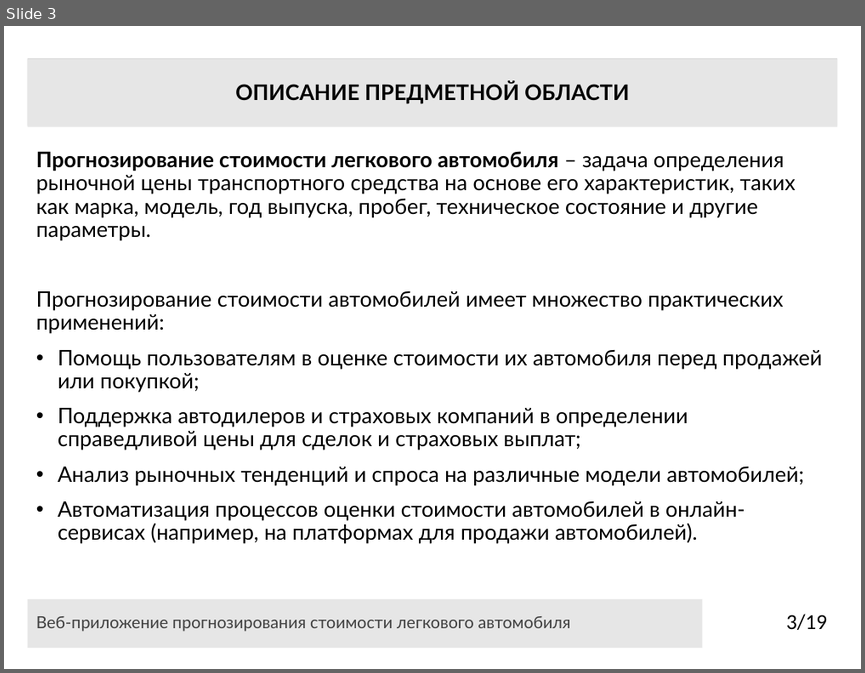
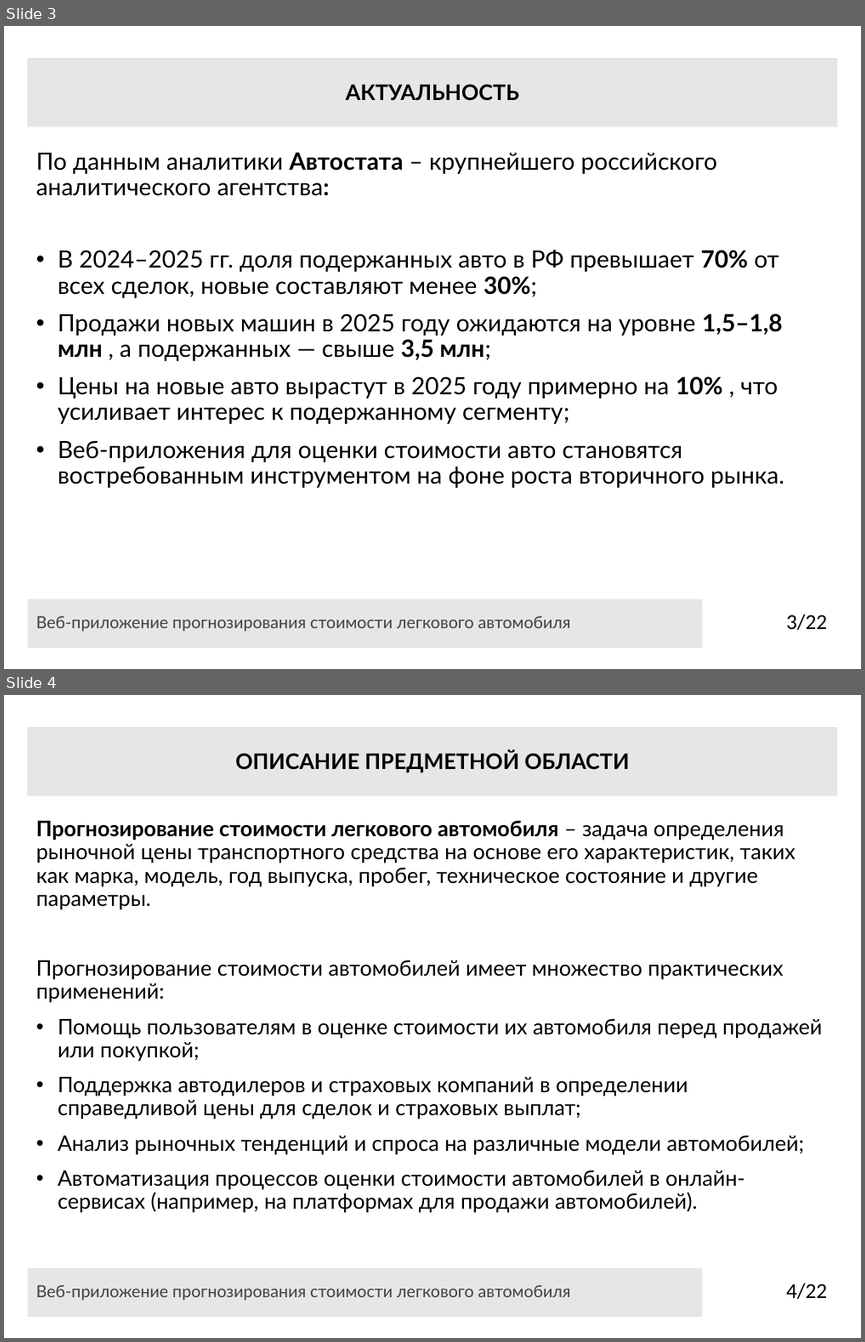
Before and after one commit to CallBan/ssau, a slide deck: 4 курс/2 семестр/ВКР/Презентация_Колбанов_6401.pptx. Shown one above the other, each under a label of ours: slide 3 before the commit, slides 3 and 4 after it. The pictures are 865x673 and 865x1342 pixels, drawn with LibreOffice and Linux fonts; fonts in the diff are those of the drawing. Boxes give left, top, right and bottom in pixels: in the first picture for what was removed or moved away, otherwise in the second. Text is boxed around its words. In the diff, an @@ line names an element or a change of style, - is before the commit and + after.

```diff
--- a/4 курс/2 семестр/ВКР/Презентация_Колбанов_6401.pptx
+++ b/4 курс/2 семестр/ВКР/Презентация_Колбанов_6401.pptx
@@ slide 3 added at (4, 26, 861, 669), background #FFFFFF @@
@@ rectangle added at (28, 58, 838, 126), fill #D9D9D9 @@
@@ title added at (28, 59, 838, 127), fill #E6E6E6, 18 pt, text #000000, bold @@
+АКТУАЛЬНОСТЬ
@@ text added at (36, 152, 784, 488), 20 pt, text #000000 @@
+По данным аналитики Автостата – крупнейшего российского аналитического агентства:
+• В 2024–2025 гг. доля подержанных авто в РФ превышает 70% от всех сделок, новые составляют менее 30%;
+• Продажи новых машин в 2025 году ожидаются на уровне 1,5–1,8 млн , а подержанных — свыше 3,5 млн;
+• Цены на новые авто вырастут в 2025 году примерно на 10% , что усиливает интерес к подержанному сегменту;
+• Веб-приложения для оценки стоимости авто становятся востребованным инструментом на фоне роста вторичного рынка.
@@ rectangle added at (28, 598, 703, 647), fill #E6E6E6, 14 pt, text #404040 @@
+Веб-приложение прогнозирования стоимости легкового автомобиля
@@ text added at (786, 613, 827, 630), 18 pt, text #000000 @@
+3/22
@@ what was slide 3 is now slide 4 @@
@@ page number at (786, 1282, 827, 1299): text changed @@
-3/19
+4/22
```
Also in this commit, not shown: 9 slides changed, 3 other slides added, 1 slide removed, 5 other files.
